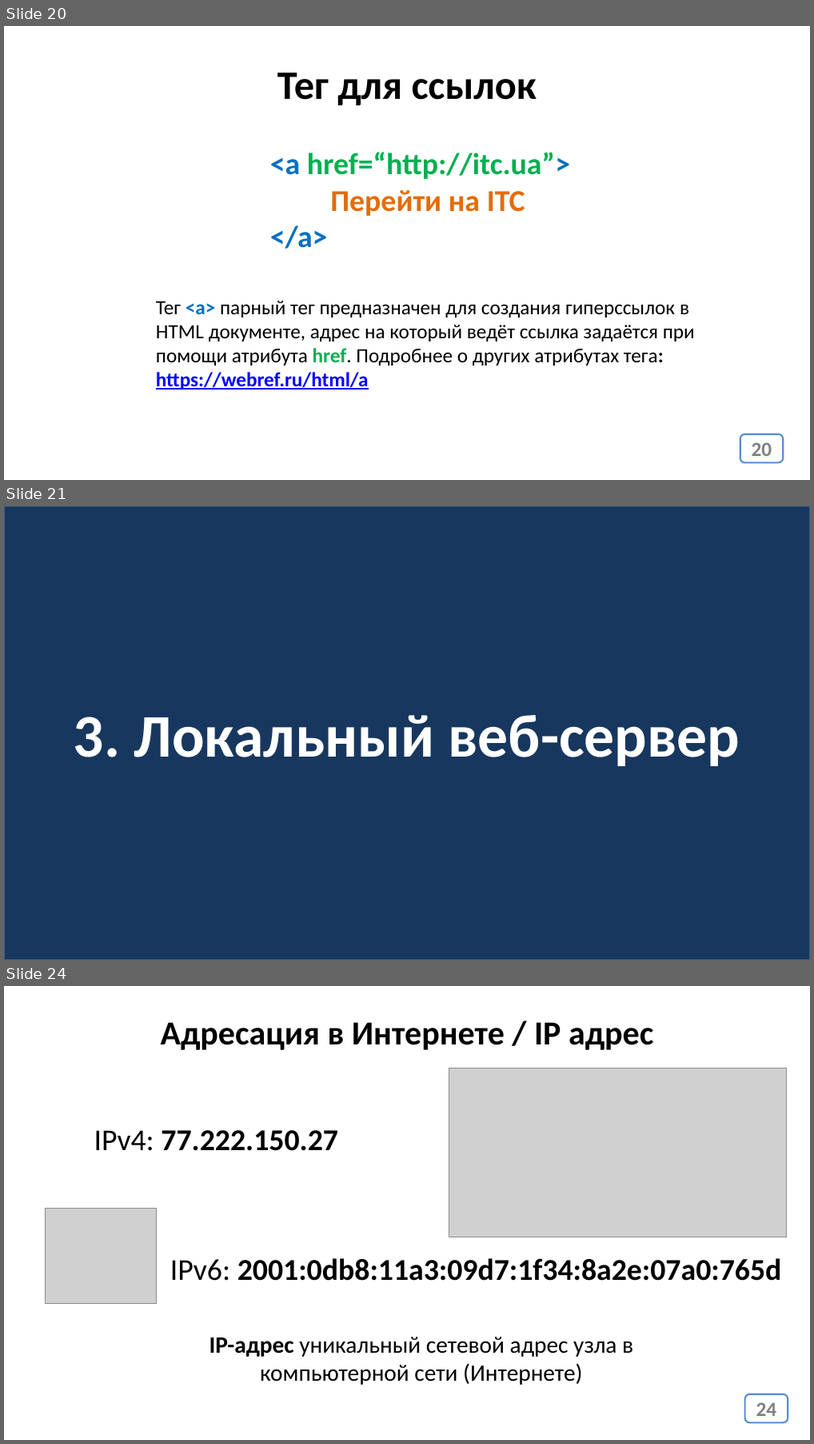
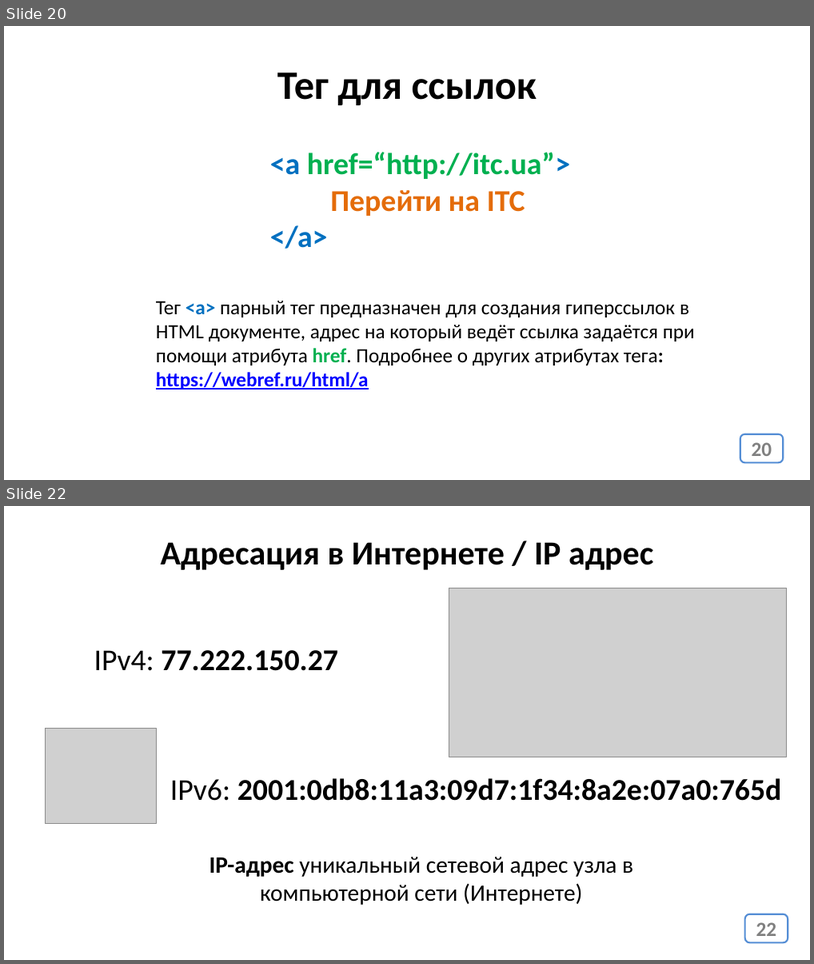
Before and after one commit to web45-ortdnipro/lesson01, a slide deck: lesson01.pptx. Shown one above the other, each under a label of ours: slides 20, 21 and 24 before the commit, slides 20 and 22 after it; the slides between them are not shown. The pictures are 814x1444 and 814x964 pixels, drawn with LibreOffice and Linux fonts; fonts in the diff are those of the drawing; grey boxes stand for pictures. Boxes give left, top, right and bottom in pixels: in the first picture for what was removed or moved away, otherwise in the second. Text is boxed around its words. In the diff, an @@ line names an element or a change of style, - is before the commit and + after.

```diff
--- a/lesson01.pptx
+++ b/lesson01.pptx
@@ slide 21 removed at (4,506,810,960), background #FFFFFF @@
@@ rectangle removed at (4,506,810,960) @@
-3. Локальный веб-сервер
@@ what was slide 24 is now slide 22 @@
@@ page number at (757,922,778,936): text changed @@
-24
+22
```
Also in this commit, not shown: 1 slide changed, 1 other slide removed, 1 other file.
